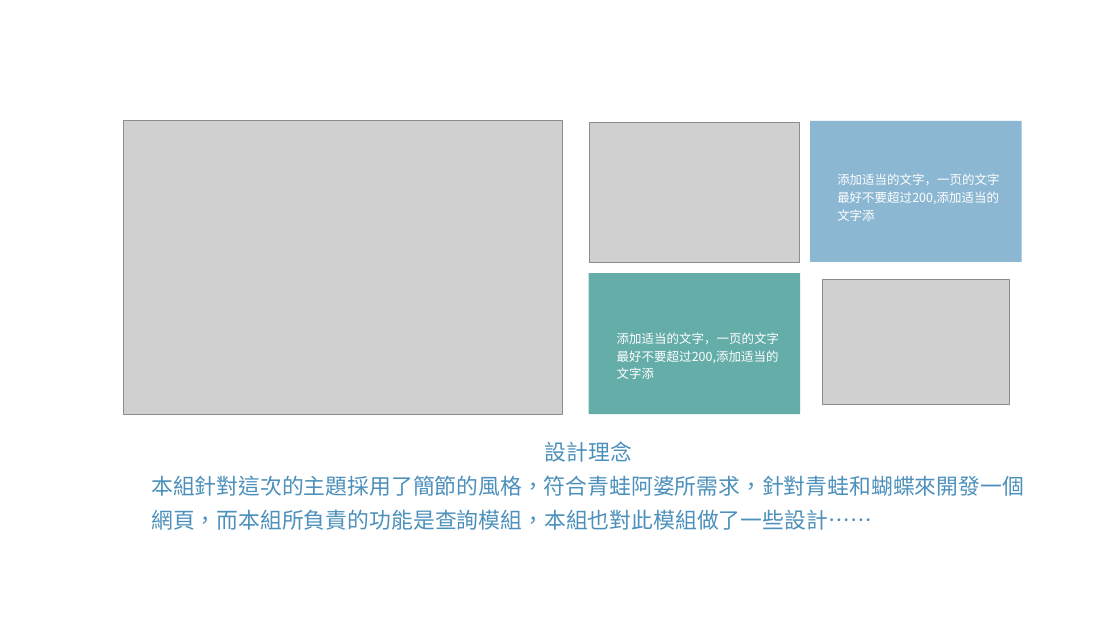
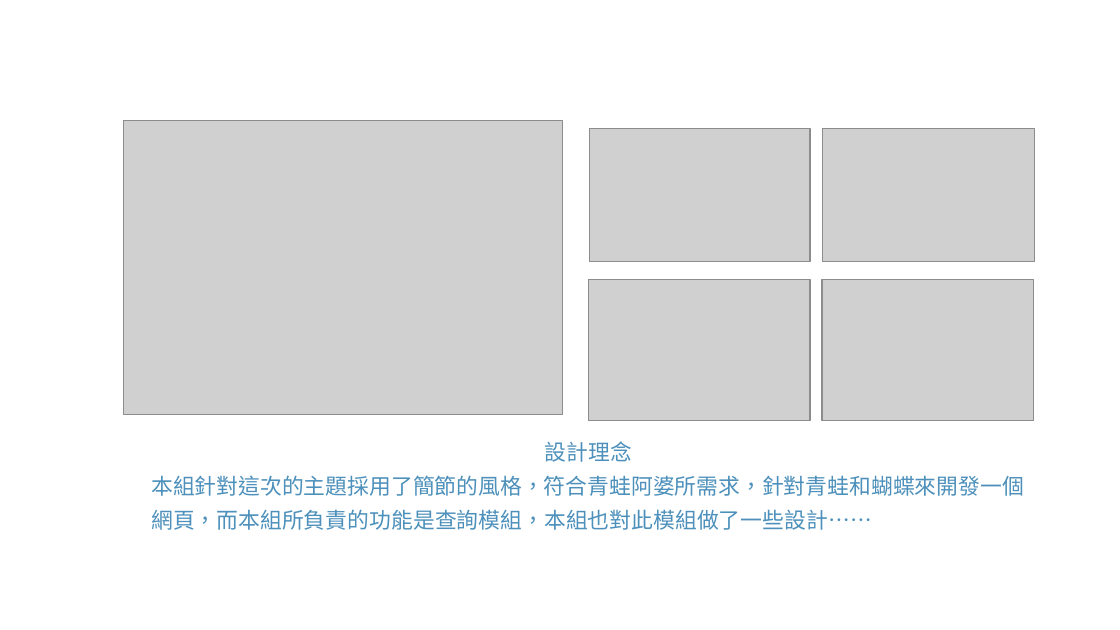
Before and after one commit to junanyeap/1061SE8Inquiry, a slide deck: slide 4 of 軟體工第八組.ppt. Drawn at 1120x630 pixels with LibreOffice and Linux fonts; fonts in the diff are those of the drawing; grey boxes stand for pictures; background and template pictures are left out. Boxes give left, top, right and bottom in pixels: in the first picture for what was removed or moved away, otherwise in the second. Text is boxed around its words. In the diff, an @@ line names an element or a change of style, - is before the commit and + after.

```diff
--- a/軟體工第八組.ppt
+++ b/軟體工第八組.ppt
@@ picture resized from (x1=589, y1=122, x2=800, y2=262) to (x1=589, y1=129, x2=810, y2=262) @@
@@ rectangle removed at (x1=810, y1=121, x2=1021, y2=262) @@
@@ picture added at (x1=822, y1=129, x2=1034, y2=262) @@
@@ text removed at (x1=837, y1=173, x2=999, y2=221) @@
-添加适当的文字，一页的文字最好不要超过200,添加适当的文字添
@@ rectangle removed at (x1=589, y1=273, x2=801, y2=414) @@
@@ picture added at (x1=589, y1=280, x2=811, y2=421) @@
@@ picture resized from (x1=822, y1=280, x2=1009, y2=404) to (x1=822, y1=280, x2=1034, y2=420) @@
@@ text removed at (x1=617, y1=332, x2=779, y2=379) @@
-添加适当的文字，一页的文字最好不要超过200,添加适当的文字添
```
Also in this commit, not shown: 1 other slide changed, 3 other files.
